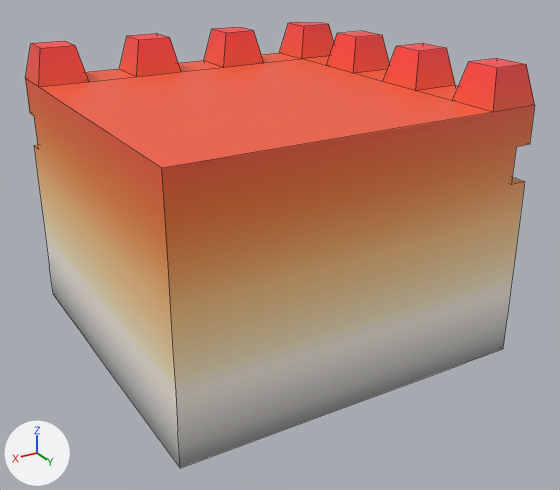
A saved change to the FBX model Assets/Models/TileSets/Tileset 1/sFort3.001.fbx.
The view is the same before and after, from a camera (50 mm lens) standing at (1.03, 1.817, 0.894) and looking at (-0.016, 0.074, 0.022). The lights are fixed; the arrows at lower left show +X, +Y and +Z. Mesh edges are drawn as thin lines. Where no turn or scale is listed for an object, it has been applied to the vertices.

In view in the first picture: 'sFort3.001'.
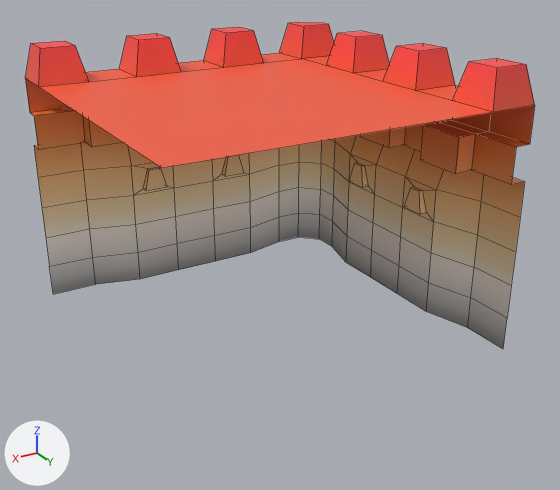
The change, as a list of edits to the scene's bpy script:
```text
Change me_cube_064:
    used by ob_sfort3_001; location = (0.0, 0.0, 0.0)
    remove me_cube_064.from_pydata(...)  # 288 vertices, 237 faces; spans x -0.5..0.5, y -0.5..0.5, z -0.25..0.55
    add me_cube_064.from_pydata(...)  # 269 vertices, 234 faces; spans x -0.5..0.5, y -0.5..0.5, z -0.25..0.55
    me_cube_064 part 1
    19 vertices are removed from x -0.357..0.5, y -0.357..0.5, z -0.25..0.35
    3 faces are deleted
```

Changed parts and their boxes (x1, y1, x2, y2) in the pictures (560 x 490 px):
'sFort3.001', reshaped (27% shorter)
    before: (25, 22, 535, 468)
    after: (25, 22, 535, 349)
part 1 of me_cube_064, deleted
    before: (25, 78, 535, 468)
